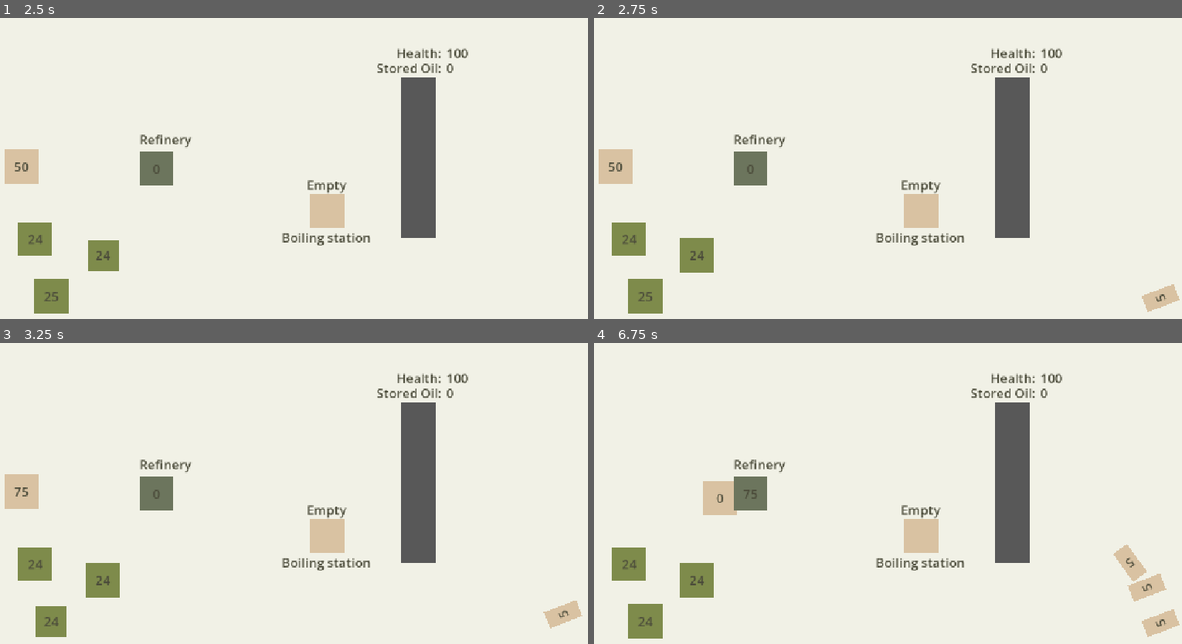
Above: before the commit, frames 1-4 (two rows, left to right).
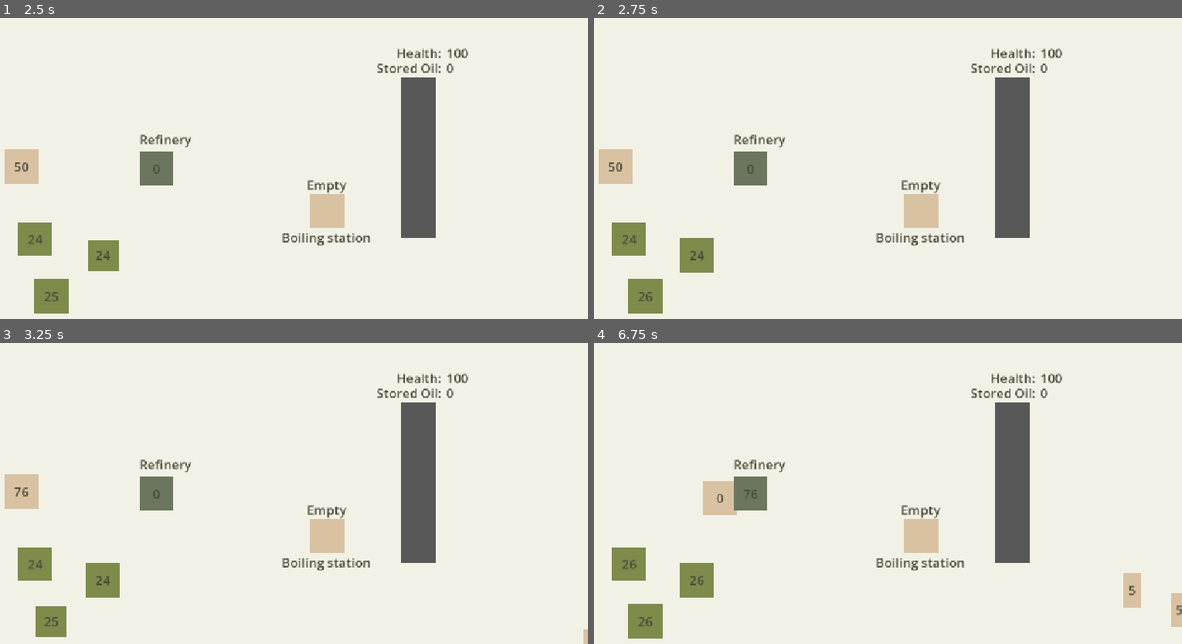
Above: after the commit, the same moments.

Repository: AntonioDell/mini-jam-203
Game: Godot game, scene res://main.tscn
Two runs of this game, one before a commit and one after it. Both use one fixed random seed, a clock stepped at 60 frames per second and the inputs below.
Inputs (mouse positions are in pixels of both pictures, inside the frame that each line leads up to):
- Up to frame 1 (2.5 s): click "New Game" at 0.5 s; tap Enter at 1.25 s; move the mouse to (35, 237) at 1.27 s; click (35, 237) at 1.35 s; move the mouse to (105, 255) at 2.02 s; click (105, 255) at 2.1 s
- Up to frame 2 (2.75 s): no input
- Up to frame 3 (3.25 s): move the mouse to (52, 622) at 2.77 s; click (52, 622) at 2.85 s
- Up to frame 4 (6.75 s): move the mouse to (617, 490) at 3.52 s; click (617, 490) at 3.6 s; move the mouse to (752, 493) at 4.27 s; click (752, 493) at 4.35 s; move the mouse to (923, 535) at 5.02 s; click (923, 535) at 5.1 s; move the mouse to (1011, 481) at 5.77 s; click (1011, 481) at 5.85 s; move the mouse to (782, 382) at 6.52 s; click (782, 382) at 6.6 s

Frame 1 is identical in both runs. In frame 2, 0.3% of the frame differs, in the area x 8-100%, y 88-98%; in frame 3, 0.4%; in frame 4, 1.2%, in the area x 6-100%, y 48-98%.

Commit message:
Add many things

Diff:
--- a/attacker/attacker.tscn
+++ b/attacker/attacker.tscn
@@ -3,14 +3,8 @@
 [ext_resource type="Script" uid="uid://bki5iyxfualx5" path="res://attacker/attacker.gd" id="1_65eb3"]
 [ext_resource type="Script" uid="uid://3s6dbs4f7b85" path="res://attacker/attacker_view.gd" id="2_fb8o8"]
 [ext_resource type="PackedScene" uid="uid://dlidue5gocvyw" path="res://travel/travel_incrementer.tscn" id="2_j4p0w"]
-[ext_resource type="Script" uid="uid://dr2xkieskyly1" path="res://holder_resource.gd" id="2_np54d"]
 [ext_resource type="Script" uid="uid://3ceustfjoi8m" path="res://attacker/wall_damager.gd" id="3_8vx3t"]
 [ext_resource type="Theme" uid="uid://cnjgl72dvtjf4" path="res://theme.tres" id="5_np54d"]
-
-[sub_resource type="Resource" id="Resource_8vx3t"]
-script = ExtResource("2_np54d")
-amount = 5
-metadata/_custom_type_script = "uid://dr2xkieskyly1"
 
 [sub_resource type="Curve" id="Curve_8vx3t"]
 _data = [Vector2(0, 0), 0.0, 1.0, 0, 1, Vector2(1, 1), 1.0, 0.0, 1, 0]
@@ -25,9 +19,9 @@
 width = 32
 
 [node name="Attacker" type="PathFollow2D" unique_id=1372274891]
+rotates = false
 loop = false
 script = ExtResource("1_65eb3")
-health = SubResource("Resource_8vx3t")
 
 [node name="WallDamager" type="Node" parent="." unique_id=2100933757]
 script = ExtResource("3_8vx3t")
--- /dev/null
+++ b/game_controller.gd
@@ -0,0 +1,18 @@
+class_name GameController
+extends Node
+
+
+var loose_condition: HolderResource
+
+
+func register_loose_condition(loose_condition: HolderResource):
+	self.loose_condition = loose_condition
+	loose_condition.amount_changed.connect(_on_loose_condition_amount_changed)
+
+func _on_loose_condition_amount_changed(amount: int):
+	if amount == 0:
+		_loose()
+
+func _loose():
+	GlobalSaveGameController.reset_game_state()
+	get_tree().reload_current_scene()
--- /dev/null
+++ b/game_controller.tscn
@@ -0,0 +1,6 @@
+[gd_scene format=3 uid="uid://eemw44ccclcd"]
+
+[ext_resource type="Script" uid="uid://b66ei4er1n4wk" path="res://game_controller.gd" id="1_3iy47"]
+
+[node name="GameController" type="Node" unique_id=1661171547 groups=["GameController"]]
+script = ExtResource("1_3iy47")
--- a/level.tscn
+++ b/level.tscn
@@ -4,6 +4,7 @@
 [ext_resource type="PackedScene" uid="uid://b4b7cvlcguvof" path="res://olive_collection/olive_collection_controller.tscn" id="2_0b4ue"]
 [ext_resource type="PackedScene" uid="uid://bijo6npvvkc2f" path="res://attacker/attacker_controller.tscn" id="2_aicyk"]
 [ext_resource type="PackedScene" uid="uid://b1avv1fyv2bpk" path="res://oil_refinery/oil_refinery_controller.tscn" id="2_km5ld"]
+[ext_resource type="PackedScene" uid="uid://eemw44ccclcd" path="res://game_controller.tscn" id="2_v5j5c"]
 [ext_resource type="PackedScene" uid="uid://dl4d6w6yy6jvs" path="res://olive_collection/olive_tree.tscn" id="2_vonw3"]
 [ext_resource type="Script" uid="uid://dr2xkieskyly1" path="res://holder_resource.gd" id="3_oi3di"]
 [ext_resource type="PackedScene" uid="uid://b1rosb3f76rkd" path="res://boiling/boiling_station_controller.tscn" id="4_8cye3"]
@@ -51,9 +52,21 @@
 }
 point_count = 2
 
-[sub_resource type="Curve2D" id="Curve2D_aicyk"]
+[sub_resource type="Curve2D" id="Curve2D_h6smj"]
 _data = {
-"points": PackedVector2Array(0, 0, 0, 0, 1114, 614, 0, 0, 0, 0, 1066, 489, 0, 0, 0, 0, 969, 559, 0, 0, 0, 0, 895, 490)
+"points": PackedVector2Array(0, 0, 0, 0, 1179, 672, 0, 0, 0, 0, 1047, 535, 0, 0, 0, 0, 960, 593, 0, 0, 0, 0, 860, 523)
+}
+point_count = 4
+
+[sub_resource type="Curve2D" id="Curve2D_v5j5c"]
+_data = {
+"points": PackedVector2Array(0, 0, 0, 0, 1218.0319, 633.78253, 0, 0, 0, 0, 1022.12756, 497.28256, 0, 0, 0, 0, 941.0637, 546.739, 0, 0, 0, 0, 885, 503)
+}
+point_count = 4
+
+[sub_resource type="Curve2D" id="Curve2D_5pxul"]
+_data = {
+"points": PackedVector2Array(0, 0, 0, 0, 1199, 576, 0, 0, 0, 0, 1055, 455, 0, 0, 0, 0, 970, 505, 0, 0, 0, 0, 914, 483)
 }
 point_count = 4
 
@@ -63,6 +76,8 @@
 [node name="BG" type="Sprite2D" parent="." unique_id=1954753282]
 texture = SubResource("GradientTexture2D_1ainy")
 centered = false
+
+[node name="GameController" parent="." unique_id=1661171547 instance=ExtResource("2_v5j5c")]
 
 [node name="AttackerController" parent="." unique_id=726532179 instance=ExtResource("2_aicyk")]
 
@@ -75,18 +90,18 @@
 
 [node name="WallController" parent="." unique_id=296820452 instance=ExtResource("5_2orkt")]
 
-[node name="WaveController" parent="." unique_id=726057860 node_paths=PackedStringArray("attacker_spawn_point") instance=ExtResource("7_h6smj")]
-attacker_spawn_point = NodePath("../AttackerPath")
+[node name="WaveController" parent="." unique_id=726057860 node_paths=PackedStringArray("attacker_spawn_points") instance=ExtResource("7_h6smj")]
+attacker_spawn_points = [NodePath("../AttackerPath1"), NodePath("../AttackerPath2"), NodePath("../AttackerPath3")]
 
-[node name="OliveTreePlacement" parent="." unique_id=1680221023 instance=ExtResource("2_vonw3")]
+[node name="OliveTree1" parent="." unique_id=1680221023 instance=ExtResource("2_vonw3")]
 position = Vector2(122, 499)
 olives = SubResource("Resource_1ainy")
 
-[node name="OliveTreePlacement2" parent="." unique_id=247438807 instance=ExtResource("2_vonw3")]
+[node name="OliveTree2" parent="." unique_id=247438807 instance=ExtResource("2_vonw3")]
 position = Vector2(248, 529)
 olives = SubResource("Resource_i2t4f")
 
-[node name="OliveTreePlacement3" parent="." unique_id=1715293771 instance=ExtResource("2_vonw3")]
+[node name="OliveTree3" parent="." unique_id=1715293771 instance=ExtResource("2_vonw3")]
 position = Vector2(152, 606)
 olives = SubResource("Resource_8cye3")
 
@@ -108,8 +123,14 @@
 [node name="Wall" parent="." unique_id=2078438762 instance=ExtResource("10_8cye3")]
 position = Vector2(836, 347)
 
-[node name="AttackerPath" type="Path2D" parent="." unique_id=1280330733]
-curve = SubResource("Curve2D_aicyk")
+[node name="AttackerPath1" type="Path2D" parent="." unique_id=1280330733]
+curve = SubResource("Curve2D_h6smj")
+
+[node name="AttackerPath2" type="Path2D" parent="." unique_id=483320874]
+curve = SubResource("Curve2D_v5j5c")
+
+[node name="AttackerPath3" type="Path2D" parent="." unique_id=936558252]
+curve = SubResource("Curve2D_5pxul")
 
 [node name="WallOilPour" parent="." unique_id=1221194213 instance=ExtResource("13_8b0r0")]
 position = Vector2(899, 426)
--- a/olive_collection/olive_tree.gd
+++ b/olive_collection/olive_tree.gd
@@ -3,7 +3,10 @@
 
 
 @export var olives: HolderResource
+@export var replenish_rate := 2.0
+@export var max_olives := 30
 
+var controller: OliveCollectionController
 
 func _ready():
 	olives = GlobalSaveGameController.register_holder_resource(name, olives)
@@ -11,6 +14,10 @@
 	_setup_children()
 
 func _setup_children():
-	var controller: OliveCollectionController = get_tree().get_first_node_in_group("OliveCollectionController")
-	$ClickInputArea.input_area_clicked.connect(controller.try_collect.bind(olives))
+	controller = get_tree().get_first_node_in_group("OliveCollectionController")
+	$ClickInputArea.input_area_clicked.connect(_on_input_area_clicked)
 	$OliveTreeView.setup(olives)
+	$OliveTreeReplenisher.setup(olives, replenish_rate, max_olives)
+
+func _on_input_area_clicked():
+	controller.try_collect(olives)
--- a/olive_collection/olive_tree.tscn
+++ b/olive_collection/olive_tree.tscn
@@ -1,6 +1,7 @@
 [gd_scene format=3 uid="uid://dl4d6w6yy6jvs"]
 
 [ext_resource type="Script" uid="uid://dw2jdl2usdqx8" path="res://olive_collection/olive_tree.gd" id="1_yq5ov"]
+[ext_resource type="Script" uid="uid://bsrrm7dn5741w" path="res://olive_collection/olive_tree_replenisher.gd" id="2_5d438"]
 [ext_resource type="PackedScene" uid="uid://be0ple86o827j" path="res://olive_collection/olive_tree_view.tscn" id="2_8vonl"]
 [ext_resource type="PackedScene" uid="uid://bswejc7ynxy08" path="res://click_input_area.tscn" id="3_fxmnw"]
 
@@ -10,6 +11,11 @@
 [node name="OliveTree" type="Node2D" unique_id=1680221023]
 script = ExtResource("1_yq5ov")
 
+[node name="OliveTreeReplenisher" type="Node" parent="." unique_id=1320438522]
+script = ExtResource("2_5d438")
+
+[node name="Timer" type="Timer" parent="OliveTreeReplenisher" unique_id=1203626877]
+
 [node name="OliveTreeView" parent="." unique_id=202196002 instance=ExtResource("2_8vonl")]
 
 [node name="ClickInputArea" parent="." unique_id=719354934 instance=ExtResource("3_fxmnw")]
--- /dev/null
+++ b/olive_collection/olive_tree_replenisher.gd
@@ -0,0 +1,23 @@
+extends Node
+
+
+var olives: HolderResource
+var replenish_rate: float
+var max_olives: int
+
+
+func setup(olives: HolderResource, replenish_rate: float, max_olives: int):
+	self.olives = olives
+	self.replenish_rate = replenish_rate
+	self.max_olives = max_olives
+	olives.amount_delta.connect(_on_olives_amount_delta)
+	$Timer.start(replenish_rate)
+
+func _ready():
+	$Timer.timeout.connect(func():
+		olives.amount = min(olives.amount + 1, max_olives)
+	)
+
+func _on_olives_amount_delta(new_value: int, old_value: int):
+	if new_value < old_value:
+		$Timer.start(replenish_rate)
--- a/olive_collection/olive_tree_view.gd
+++ b/olive_collection/olive_tree_view.gd
@@ -6,14 +6,15 @@
 
 
 func setup(olives: HolderResource):
-	olives.amount_changed.connect(_on_olives_amount_changed)
+	olives.amount_delta.connect(_on_olives_amount_changed)
 	olives.amount_change_failed.connect(_on_olives_amount_change_failed)
 	_update_visuals(olives.amount)
 
 
 var current_tween: Tween
-func _on_olives_amount_changed(value: int):
+func _on_olives_amount_changed(value: int, old_value: int):
 	_update_visuals(value)
+	if value >= old_value: return
 
 	if current_tween and current_tween.is_running():
 		current_tween.custom_step(.55)
--- a/project.godot
+++ b/project.godot
@@ -39,6 +39,7 @@
 AttackerController=""
 DeathZoneController=""
 WaveController=""
+GameController=""
 
 [input]
 
--- a/wall/wall.gd
+++ b/wall/wall.gd
@@ -21,10 +21,17 @@
 	var attacker_controller: AttackerController = get_tree().get_first_node_in_group("AttackerController")
 	attacker_controller.register_wall_health(health)
 
+	var game_controller: GameController = get_tree().get_first_node_in_group("GameController")
+	game_controller.register_loose_condition(health)
+
 	$WallView.setup(oil_storage, health)
 	$WallPourOilDecrementer.setup(oil_storage, time_to_max_flow_rate, max_flow_rate)
-	$ClickInputArea.input_area_clicked.connect($WallPourOilDecrementer.start_pouring)
-	$ClickInputArea.input_area_released.connect($WallPourOilDecrementer.stop_pouring)
+	$ClickInputArea.input_area_clicked.connect(func():
+		if $WallPourOilDecrementer.is_pouring:
+			$WallPourOilDecrementer.stop_pouring()
+		else:
+			$WallPourOilDecrementer.start_pouring()
+	)
 	health.amount_changed.connect(_on_health_changed)
 
 func _on_health_changed(amount: int):
--- a/wave_controller.gd
+++ b/wave_controller.gd
@@ -2,7 +2,7 @@
 extends Node
 
 
-@export var attacker_spawn_point: Node2D
+@export var attacker_spawn_points: Array[Node2D] = []
 @export var wave_interval := 2.0
 
 var attacker_scene := preload("res://attacker/attacker.tscn")
@@ -17,7 +17,10 @@
 	var attacker_controller: AttackerController = get_tree().get_first_node_in_group("AttackerController")
 	_spawn_attacker()
 
-
+var next_spawn_point := 0
 func _spawn_attacker():
 	var attacker: Attacker = attacker_scene.instantiate()
-	attacker_spawn_point.add_child(attacker)
+	var spawn_point = attacker_spawn_points[next_spawn_point]
+	attacker.name = "Attacker%s_0" % next_spawn_point
+	spawn_point.add_child(attacker, true)
+	next_spawn_point = pingpong(next_spawn_point + 1, attacker_spawn_points.size() - 1)
Not shown, added: game_controller.gd.uid
Not shown, added: olive_collection/olive_tree_replenisher.gd.uid
